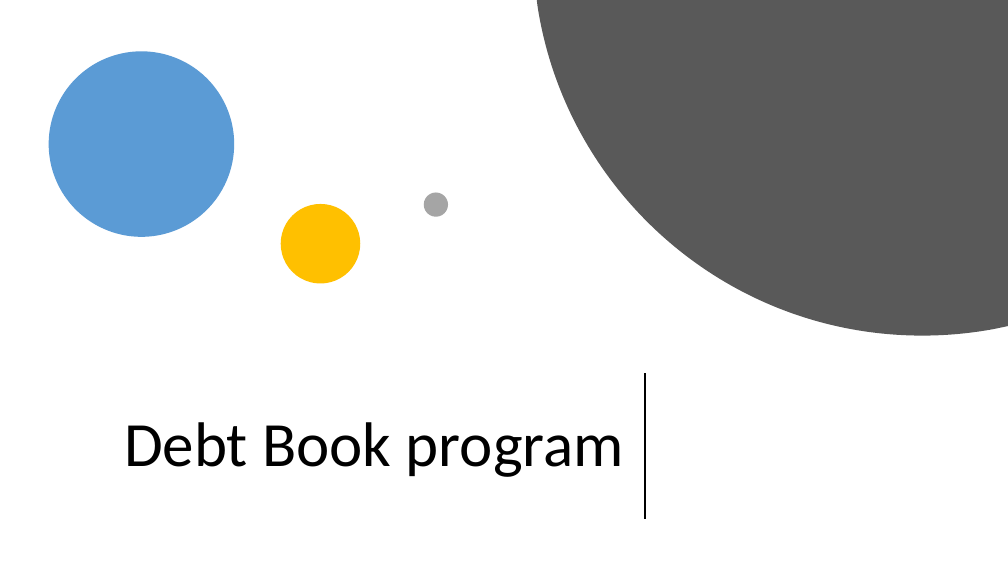
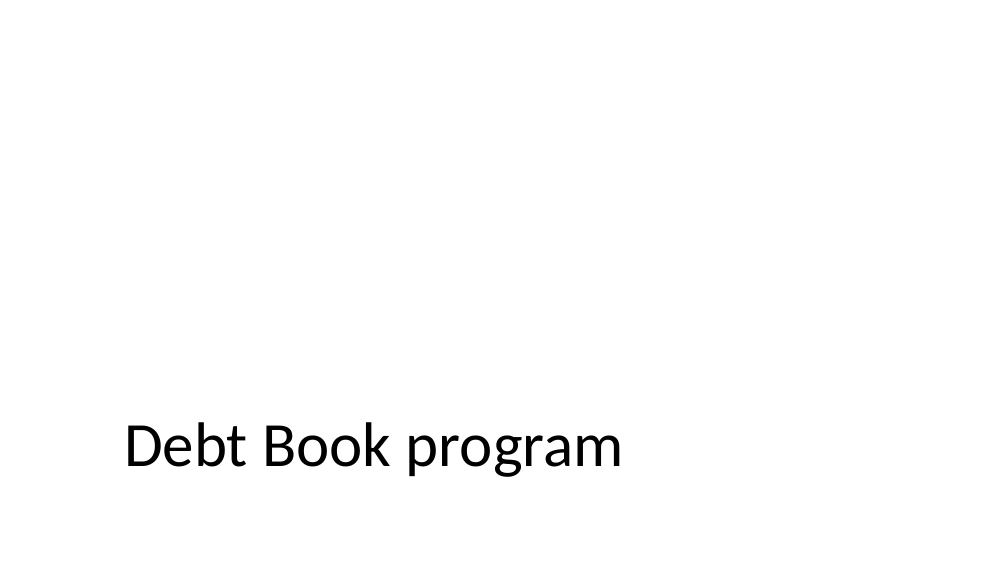
Before and after one commit to SWTGruppe29/DebtBook, a slide deck: slide 1 of Præsentation.pptx. Drawn at 1008x567 pixels with LibreOffice and Linux fonts; fonts in the diff are those of the drawing. Boxes give left, top, right and bottom in pixels: in the first picture for what was removed or moved away, otherwise in the second. Text is boxed around its words. In the diff, an @@ line names an element or a change of style, - is before the commit and + after.

Commit message:
Updated presentation

```diff
--- a/Præsentation.pptx
+++ b/Præsentation.pptx
@@ freeform shape removed at [537,0,1008,336] @@
@@ ellipse removed at [48,51,234,237] @@
@@ ellipse removed at [281,204,360,284] @@
@@ ellipse removed at [424,193,448,217] @@
@@ line removed from (645, 374) to (645, 518) @@
```
Also in this commit, not shown: 1 other slide changed, 2 slides added, 1 slide removed.
